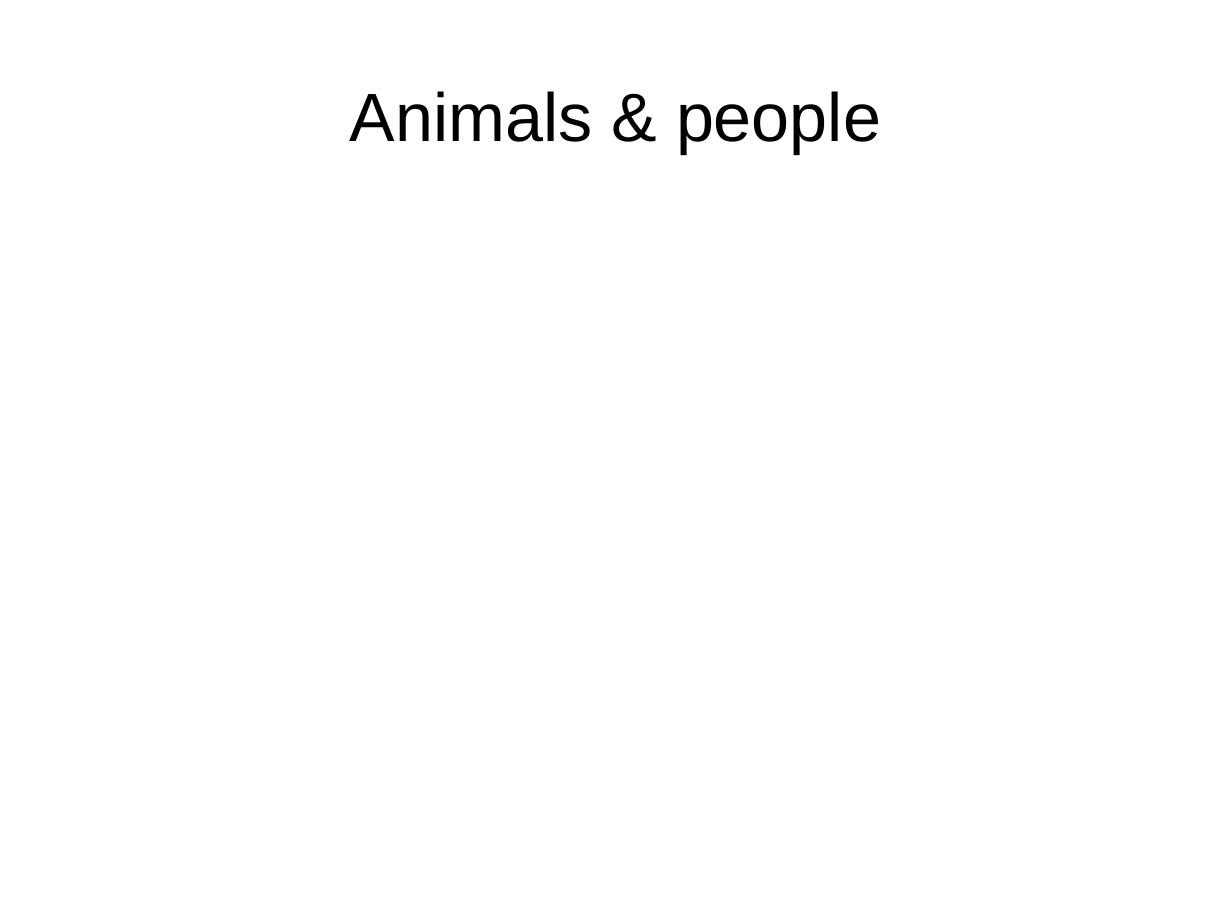
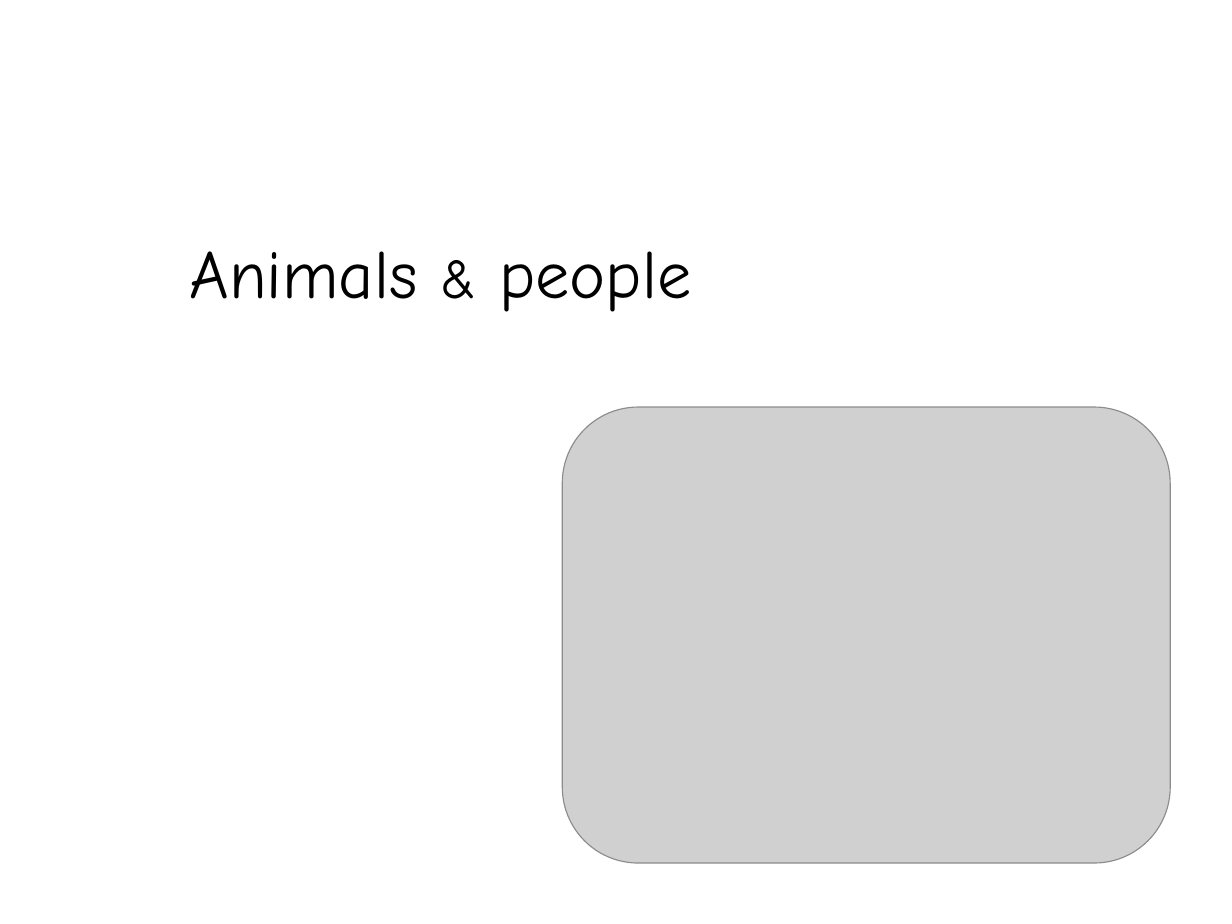
Before and after one commit to LostBlackCat/ReimuShare, a slide deck: slide 2 of Keynote.pptx. Drawn at 1232x924 pixels with LibreOffice and Linux fonts; fonts in the diff are those of the drawing; grey boxes stand for pictures. Boxes give left, top, right and bottom in pixels: in the first picture for what was removed or moved away, otherwise in the second. Text is boxed around its words. In the diff, an @@ line names an element or a change of style, - is before the commit and + after.

```diff
--- a/Keynote.pptx
+++ b/Keynote.pptx
@@ text "Animals & people": place and size @@
-text "Animals & people" at [350,91,881,153]
+text "Animals & people" at [190,251,691,312]
@@ text "Animals & people" at [190,251,691,312]: size 44 to 36 pt in "&"; font Arial to Comic Neue @@
@@ picture added at [562,407,1171,863] @@
```
Also in this commit, not shown: 4 other slides changed, 3 slides added, 1 slide removed, 3 other files.
